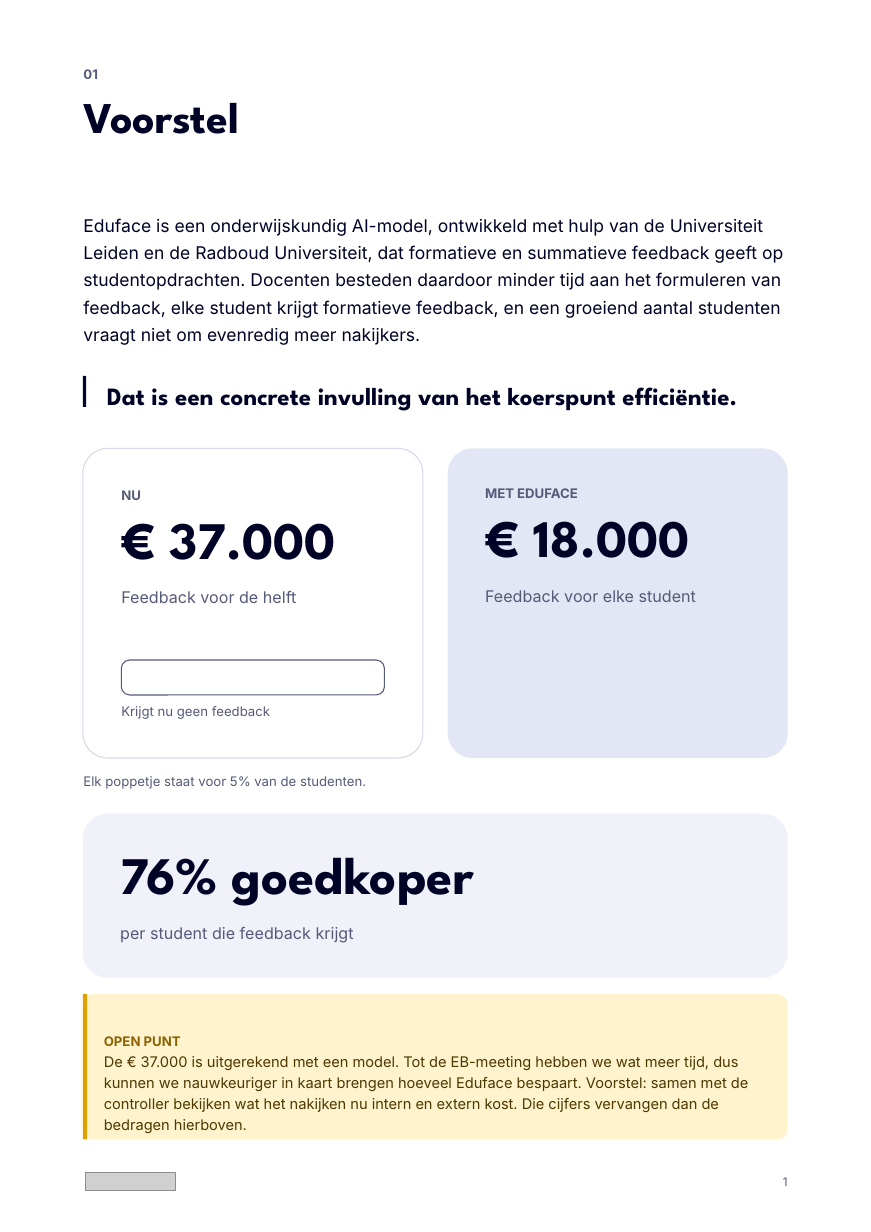
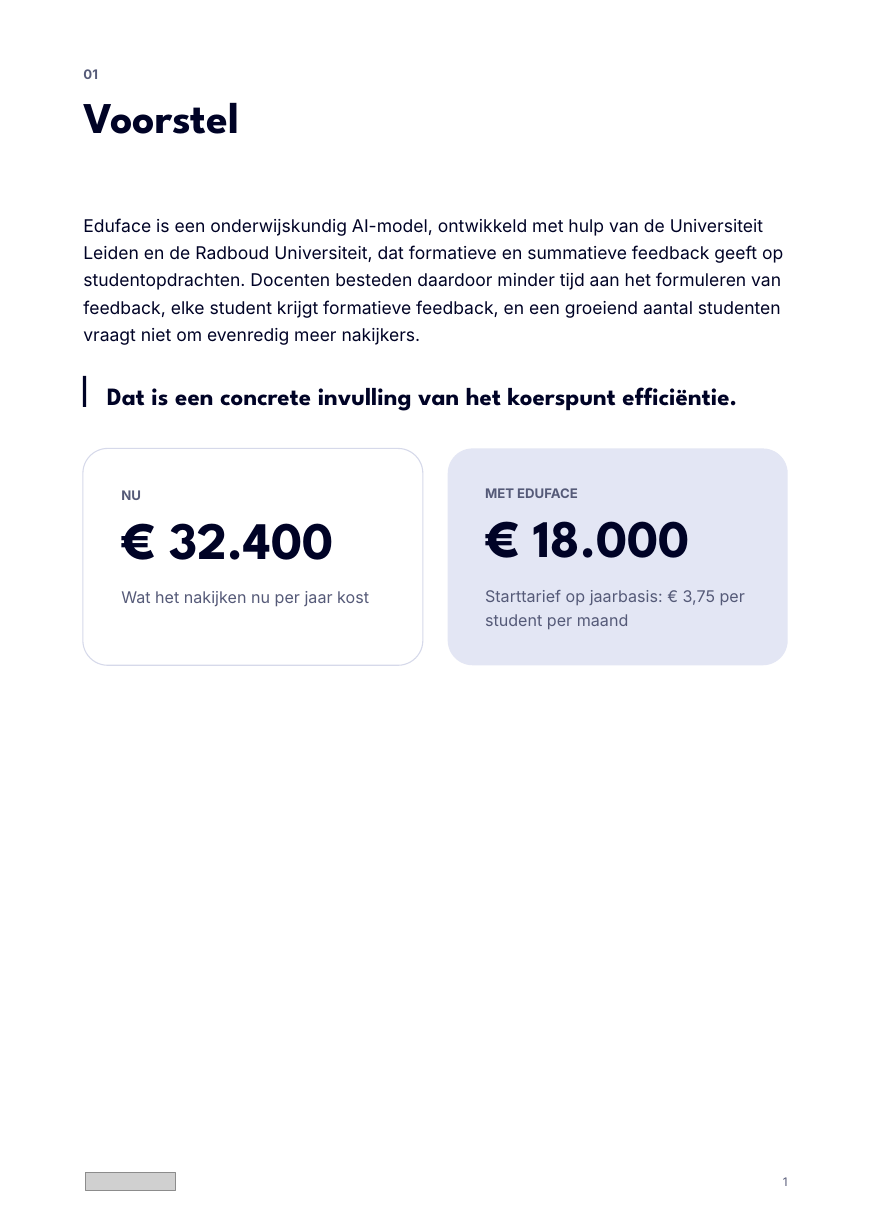
Before and after one commit to Dante-Eduface/Claude, a slide deck: slide 1 of Design/Concepts/academica-voorstel/academica-voorstel-bewerkbaar.pptx. Drawn at 871x1232 pixels with LibreOffice and Linux fonts; fonts in the diff are those of the drawing; grey boxes stand for pictures; background and template pictures are left out. Boxes give left, top, right and bottom in pixels: in the first picture for what was removed or moved away, otherwise in the second. Text is boxed around its words. In the diff, an @@ line names an element or a change of style, - is before the commit and + after.

```diff
--- a/Design/Concepts/academica-voorstel/academica-voorstel-bewerkbaar.pptx
+++ b/Design/Concepts/academica-voorstel/academica-voorstel-bewerkbaar.pptx
@@ rounded rectangle: place and size @@
-rounded rectangle at (83,449,423,758)
+rounded rectangle at (83,449,423,666)
@@ rounded rectangle at (83,449,423,666): proportions changed @@
@@ rounded rectangle at (448,449,788,666): proportions changed @@
@@ rounded rectangle: place and size @@
-rounded rectangle at (448,449,788,758)
+rounded rectangle at (448,449,788,666)
@@ text at (170,523,334,560): text changed @@
-€ 37.000
+€ 32.400
@@ text removed at (121,591,296,603) @@
-Feedback voor de helft
@@ text added at (121,591,369,607), 11 pt, text #555A78 @@
+Wat het nakijken nu per jaar kost
@@ text removed at (485,590,696,602) @@
-Feedback voor elke student
@@ text added at (485,590,745,629), 11 pt, text #555A78 @@
+Starttarief op jaarbasis: € 3,75 per student per maand
@@ rounded rectangle removed at (121,660,384,695) @@
@@ text removed at (121,706,270,719) @@
-Krijgt nu geen feedback
@@ text removed at (83,776,366,789) @@
-Elk poppetje staat voor 5% van de studenten.
@@ rounded rectangle removed at (83,814,788,978) @@
@@ text removed at (120,857,474,906) @@
-76% goedkoper
@@ text removed at (120,927,354,943) @@
-per student die feedback krijgt
@@ rounded rectangle removed at (83,994,788,1140) @@
@@ rectangle removed at (83,994,87,1140) @@
@@ text removed at (104,1036,748,1112) @@
-OPEN PUNT
-De € 37.000 is uitgerekend met een model. Tot de EB-meeting hebben we wat meer tijd, dus kunnen we nauwkeuriger in kaart brengen hoeveel Eduface bespaart. Voorstel: samen met de controller bekijken wat het nakijken nu intern en extern kost. Die cijfers vervangen dan de bedragen hierboven.
```
Also in this commit, not shown: 1 other slide changed, 1 slide added, 1 slide removed, 58 other files.
